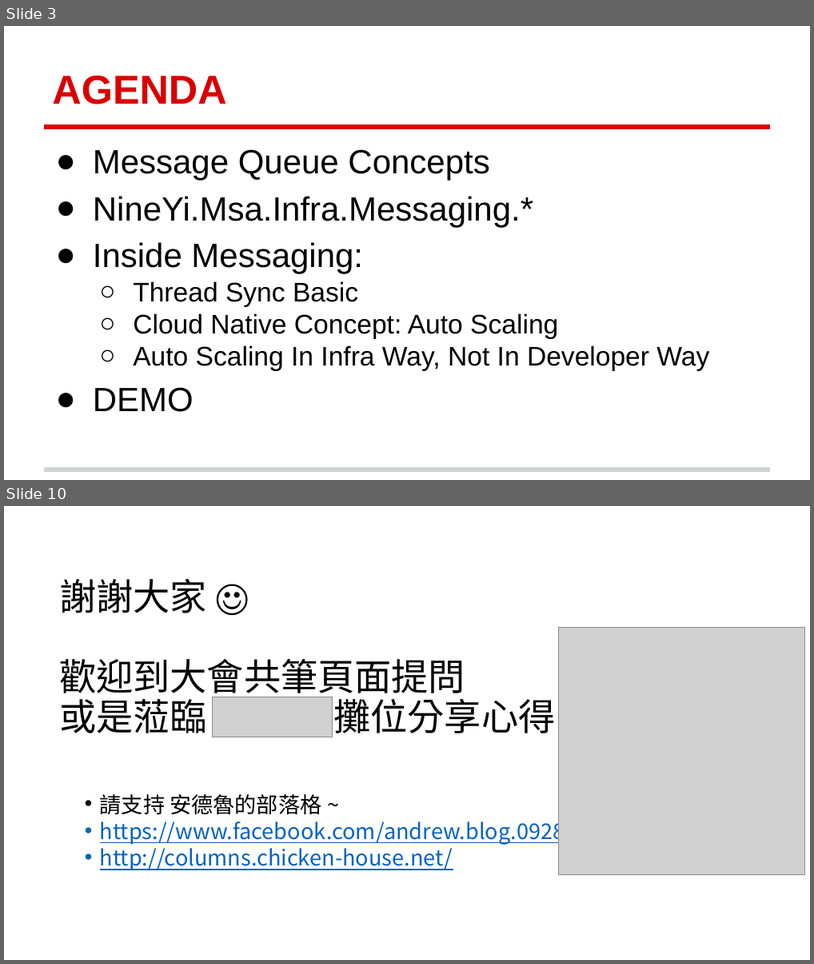
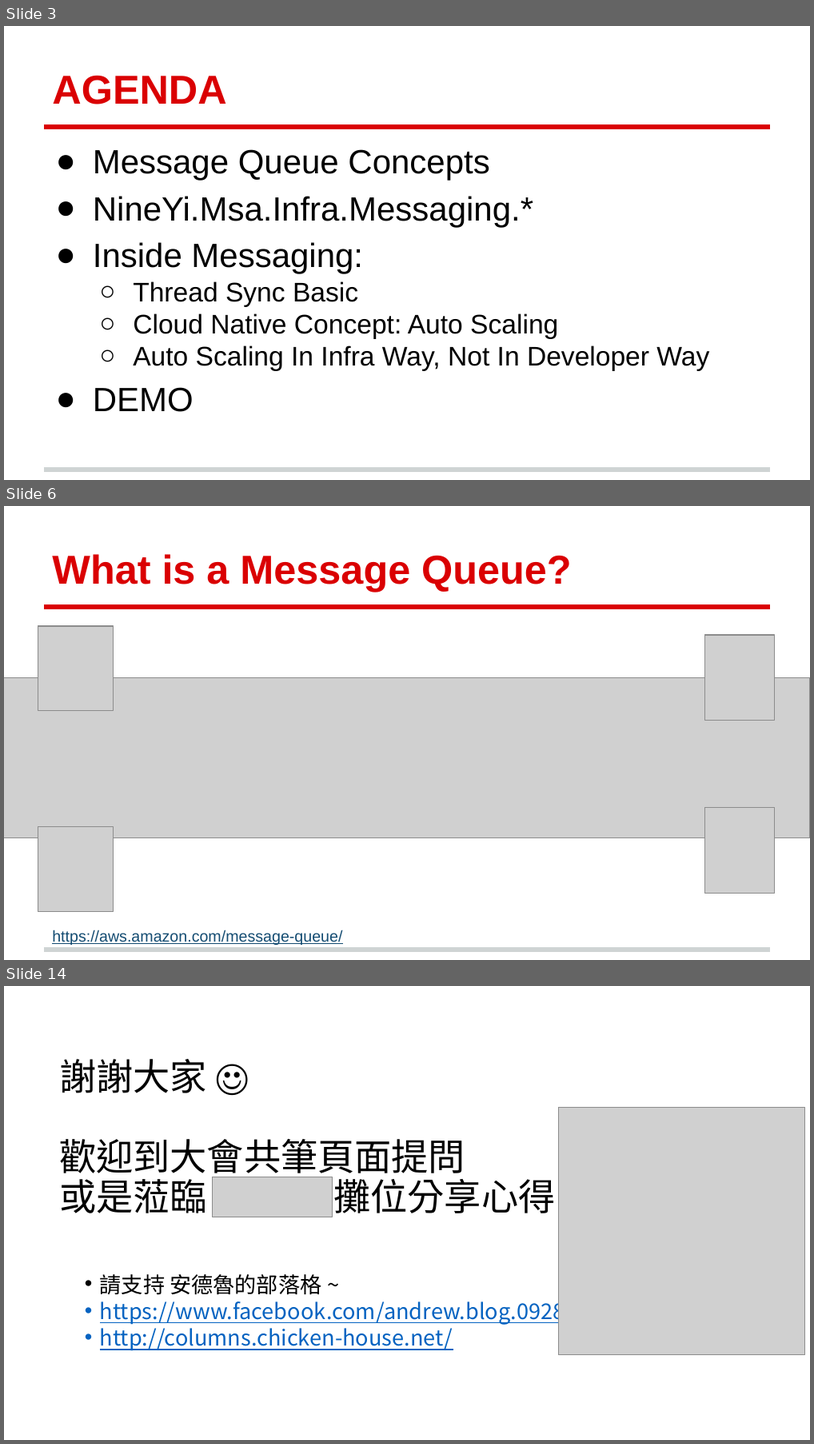
Before and after one commit to andrew0928/Meetup, a slide deck: 20190123.MessageQueueRPC/91APP-MessageQueueRPC-20190123.pptx. Shown one above the other, each under a label of ours: slides 3 and 10 before the commit, slides 3, 6 and 14 after it; the slides between them are not shown. The pictures are 814x964 and 814x1444 pixels, drawn with LibreOffice and Linux fonts; fonts in the diff are those of the drawing; grey boxes stand for pictures; background and template pictures are left out. Boxes give left, top, right and bottom in pixels: in the first picture for what was removed or moved away, otherwise in the second. Text is boxed around its words. In the diff, an @@ line names an element or a change of style, - is before the commit and + after.

```diff
--- a/20190123.MessageQueueRPC/91APP-MessageQueueRPC-20190123.pptx
+++ b/20190123.MessageQueueRPC/91APP-MessageQueueRPC-20190123.pptx
@@ slide 6 added at (4, 506, 810, 960), background #FFFFFF; not listed: 2 template elements that a slide beside it also shows @@
@@ title added at (52, 554, 571, 591), 36 pt, text #DA0002, bold @@
+What is a Message Queue?
@@ picture added at (38, 626, 113, 711) @@
@@ picture added at (706, 635, 776, 720) @@
@@ picture added at (4, 678, 810, 838) @@
@@ picture added at (706, 808, 776, 893) @@
@@ picture added at (38, 827, 113, 912) @@
@@ text added at (52, 929, 342, 944), 14 pt, text #144C72, underline @@
+https://aws.amazon.com/message-queue/
@@ what was slide 10 is now slide 14 @@
```
Also in this commit, not shown: 1 slide changed, 7 other slides added, 4 slides removed.
